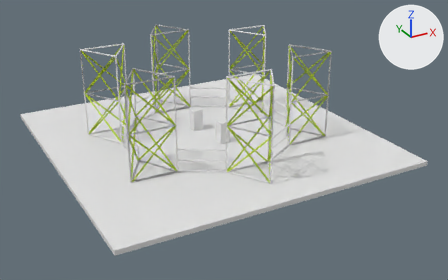
A saved change to the glTF model realtimecontrol/rtr/assets/environment.glb.
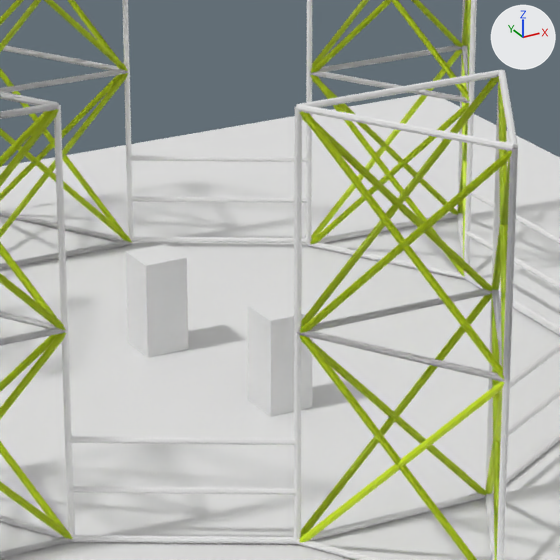
Each version appears first whole from a camera (50 mm lens) standing at (-12.0, -23.52, 11.35) and looking at (0.33, -1.09, 0.13), and next in a close-up on the part from 36% to 63% of the width and 19% to 63% of the height. The axes (+X, +Y, +Z) are drawn at upper right. The lights are the same throughout. The older version's two pictures come first. Where no turn or scale is listed for an object, it has been applied to the vertices. Vertices at exactly the same position are counted once.
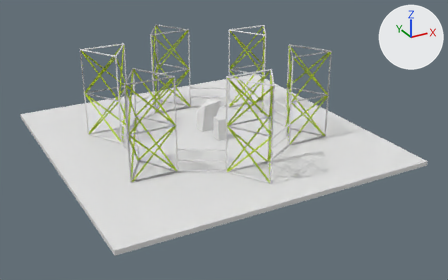
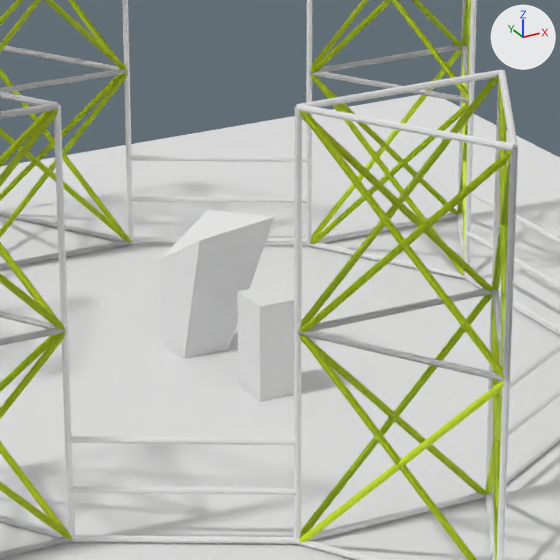
Commit message: update env

Edits to the scene script, one JSON object a line:
```json
{"block": "me_cube_003", "where": "# used by ob_cube_002; location = (-0.05, 0.94, 0.45)"}
{"block": "me_cube_003", "where": "# before: 0 (-0.232, -0.232, -0.56), 2 (-0.232, 0.232, -0.56), 3 (-0.232, 0.232, 0.56) at pixel (125, 251), 4 (0.232, -0.232, -0.56), 6 (0.232, 0.232, -0.56)"}
{"op": "remove", "block": "me_cube_003", "code": "me_cube_003.from_pydata(...)  # 8 vertices, 12 faces; spans x -0.232..0.232, y -0.232..0.232, z -0.56..0.56"}
{"op": "add", "block": "me_cube_003", "code": "me_cube_003.from_pydata(...)  # 8 vertices, 12 faces; spans x -0.228..0.695, y -0.581..0.173, z -0.637..1.023"}
{"block": "me_cube_003", "change": "me_cube_003 part 1"}
{"op": "add", "block": "me_cube_003", "code": "for i in [0, 2, 3, 4, 6]: me_cube_003.vertices[i].co += Vector((0.004, -0.059, -0.077))"}
{"op": "set", "path": "me_cube_003.vertices[1].co", "old": "(-0.232, -0.232, 0.56)", "new": "(-0.043, -0.367, 0.833)", "note": "pixel (145, 265) -> pixel (199, 240)"}
{"op": "set", "path": "me_cube_003.vertices[5].co", "old": "(0.232, -0.232, 0.56)", "new": "(0.695, -0.581, 1.023)", "note": "pixel (186, 257) -> pixel (274, 216)"}
{"op": "set", "path": "me_cube_003.vertices[7].co", "old": "(0.232, 0.232, 0.56)", "new": "(0.224, -0.042, 1.011)", "note": "pixel (166, 243) -> pixel (208, 209)"}
{"op": "set", "path": "ob_cube_001.location", "old": "(0.35, -0.96, 0.45)", "new": "(0.43, -0.58, 0.45)"}
{"op": "set", "path": "ob_cube_002.location", "old": "(-0.05, 0.94, 0.45)", "new": "(0.24, 0.81, 0.45)"}
```

Boxes (x1, y1, x2, y2) around the edits, measured in the close-ups (560 x 560 px):
```json
{"object": "Cube.002", "change": "reshaped, moved", "before": [126, 244, 188, 358], "after": [160, 210, 274, 359], "on screen": "83% wider, 30% taller"}
{"object": "Cube.001", "change": "moved", "before": [248, 297, 313, 417], "after": [237, 283, 294, 402]}
```
